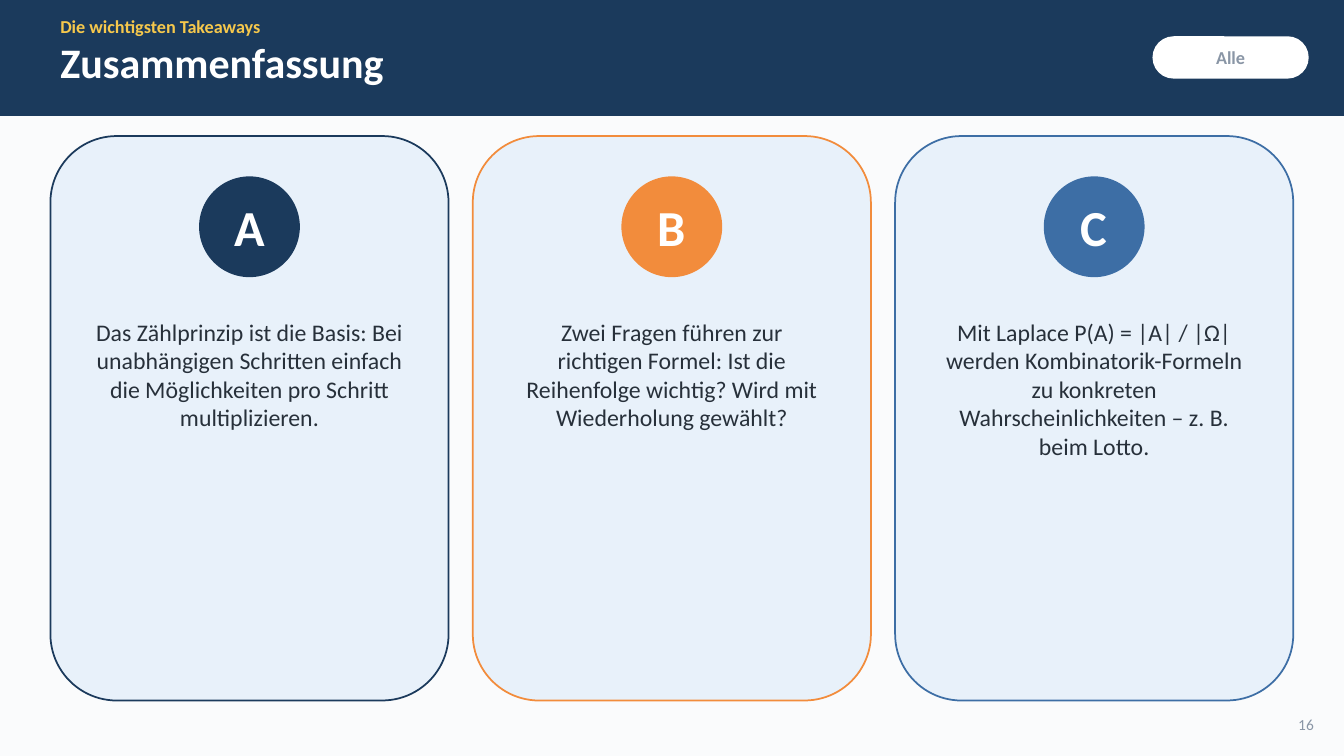
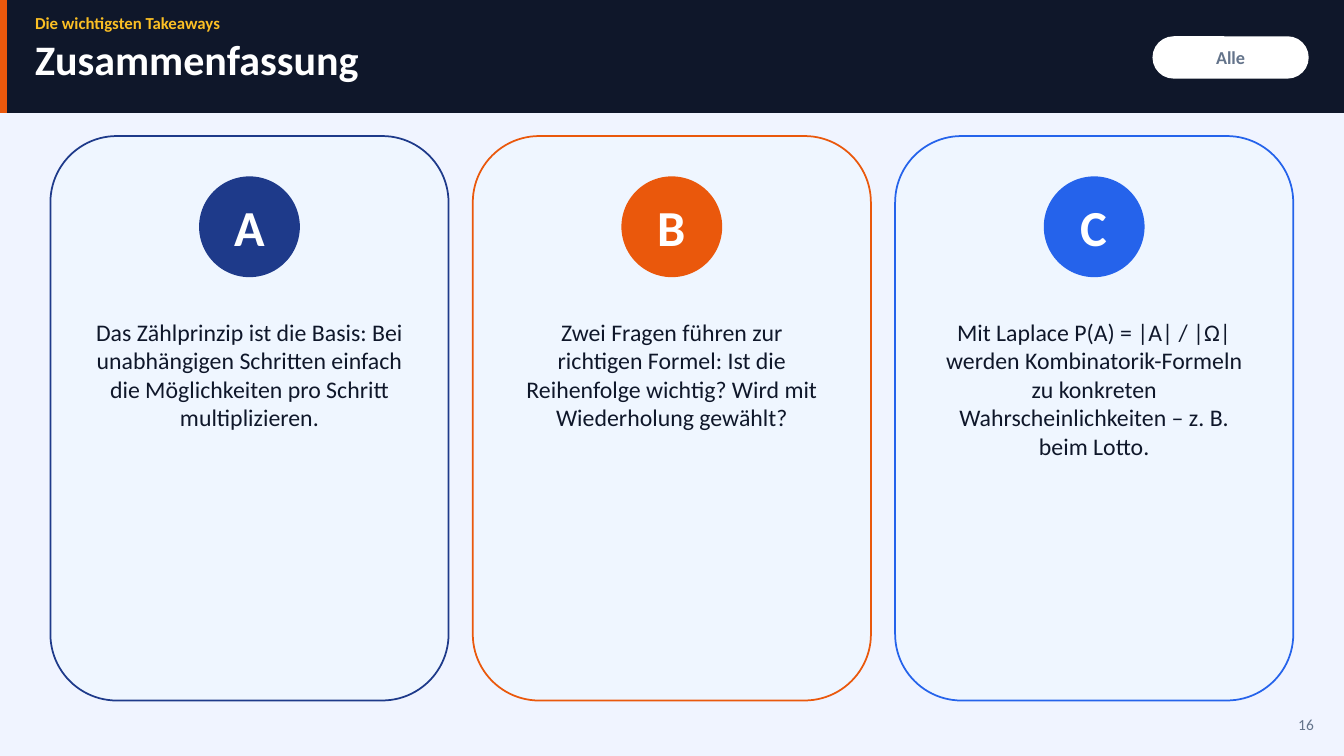
Before and after one commit to simonschick240308-hash/stuff4staff-upgrade, a slide deck: slide 16 of kombinatorik-praesentation/kombinatorik_praesentation.pptx. Drawn at 1344x756 pixels with LibreOffice and Linux fonts; fonts in the diff are those of the drawing. Boxes give left, top, right and bottom in pixels: in the first picture for what was removed or moved away, otherwise in the second. Text is boxed around its words. In the diff, an @@ line names an element or a change of style, - is before the commit and + after.

```diff
--- a/kombinatorik-praesentation/kombinatorik_praesentation.pptx
+++ b/kombinatorik-praesentation/kombinatorik_praesentation.pptx
@@ background #FAFBFC to #F0F4FF @@
@@ rectangle at (x1=0, y1=0, x2=1344, y2=113): fill #1B3A5C to #0F172A @@
@@ rectangle added at (x1=0, y1=0, x2=7, y2=113), fill #EA580C @@
@@ text "Die wichtigsten Takeaways" moved from (x1=60, y1=20, x2=383, y2=85) to (x1=35, y1=17, x2=358, y2=82) @@
@@ text at (x1=35, y1=17, x2=220, y2=32): size 13 to 12 pt, text colour #F6C84C to #FBBF24 in "Die wichtigsten Takeaways" @@
@@ rounded rectangle "Alle" at (x1=1152, y1=36, x2=1309, y2=79): text colour #8A96A6 to #64748B @@
@@ rounded rectangle at (x1=50, y1=136, x2=449, y2=701): fill #E8F1FA to #EFF6FF; outline #1B3A5C 1.25 pt to #1E3A8A 1.25 pt @@
@@ rounded rectangle at (x1=473, y1=136, x2=871, y2=701): fill #E8F1FA to #EFF6FF; outline #F28C3C 1.25 pt to #EA580C 1.25 pt @@
@@ rounded rectangle at (x1=895, y1=136, x2=1294, y2=701): fill #E8F1FA to #EFF6FF; outline #3D6EA5 1.25 pt to #2563EB 1.25 pt @@
@@ ellipse "A" at (x1=200, y1=176, x2=300, y2=277): fill #1B3A5C to #1E3A8A @@
@@ ellipse "B" at (x1=622, y1=176, x2=723, y2=277): fill #F28C3C to #EA580C @@
@@ ellipse "C" at (x1=1045, y1=176, x2=1145, y2=277): fill #3D6EA5 to #2563EB @@
@@ text colour #27303A to #0F172A in 3 elements at (x1=96, y1=324, x2=402, y2=430), (x1=526, y1=324, x2=817, y2=430), (x1=946, y1=323, x2=1242, y2=455) @@
@@ text "16" at (x1=1298, y1=719, x2=1314, y2=730): text colour #8A96A6 to #64748B @@
```
Also in this commit, not shown: 17 other slides changed, 6 other files.
